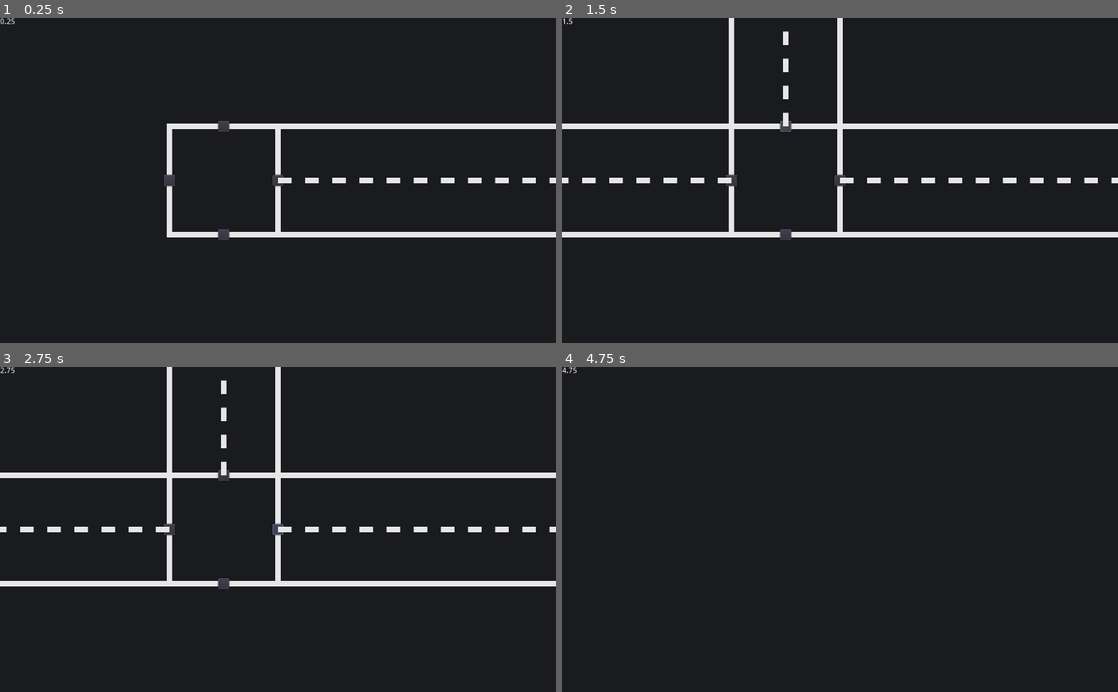
Above: before the commit, frames 1-4 (two rows, left to right).
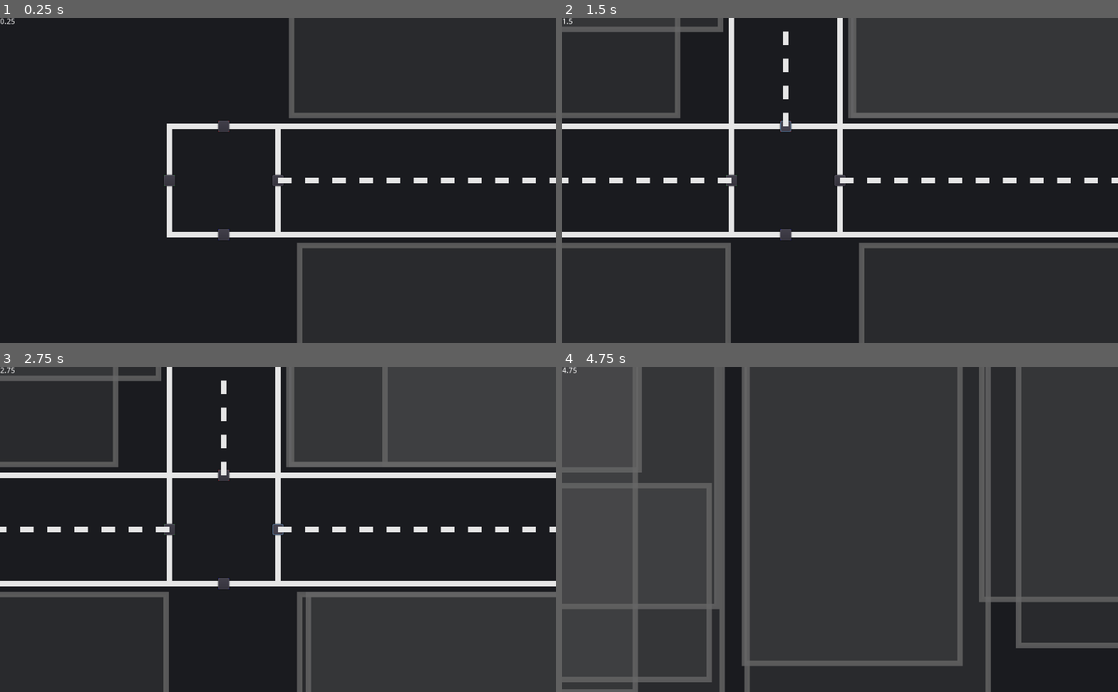
Above: after the commit, the same moments.

Repository: HunterJKavanagh/City-Takeover
Game: Godot game, scene res://Scenes/Main/Main.tscn
Same seed, same stepped clock (60 frames per second), same inputs: the game is played once before the commit and once after it.
Inputs (mouse positions are in pixels of both pictures, inside the frame that each line leads up to):
- Up to frame 1 (0.25 s): no input
- Up to frame 2 (1.5 s): click (728, 180) at 0.5 s; click (784, 125) at 1.25 s
- Up to frame 3 (2.75 s): click (278, 529) at 2 s
- Up to frame 4 (4.75 s): click (784, 584) at 2.75 s; tap Enter at 3.5 s; move the mouse to (962, 513) at 3.52 s; hold D (right) 3.53-4.28 s; hold Mouse wheel up (zoom_in) 3.53-4.28 s; move the mouse to (728, 545) at 4.27 s; hold S (down) from 4.28 s (still down); tap Mouse wheel down (zoom_out) at 4.35 s

The runs differ from the first frame. In frame 1, 2.2% of the frame differs, in the area x 52-100%, y 0-100%; in frame 2, 19%; in frame 3, 32%; in frame 4, 81%, in the area x 0-100%, y 0-100%.

Commit message:
Building Gen v1

Diff:
--- a/Scenes/Building/Building.gd
+++ b/Scenes/Building/Building.gd
@@ -1,27 +1,83 @@
 extends Node2D
 
-# var is how you declar variables (var x = 0).
-# export means the var can be changed in the editor (export var x = 0).
-# NAME: TYPE means the var can only be that type. Without it in can be any thing
-# var x = 0
-# x = "hello world"
-# x = false
-# That would be ok but if it was (var x: int = 0) it would cause an error
+export var size: float = 1.0
+export var start_point: Vector2
+export var dir: int
+export var side: int
+export var color: Color = Color(0.4,0.4,.4)
 
-export var size: float = 1.0
+export var size_h: float
+export var size_w: float
 
-
-# Called when the node enters the scene tree for the first time.
 func _ready():
 	create_builnding()
 
 func create_builnding():
-	var shape: Polygon2D = Polygon2D.new() # This make a new Polygon2D class you can modfie it but its not in the game yet.
+	var poly: Polygon2D = Polygon2D.new()
+	var line: Line2D = Line2D.new()
 
-	var points = [Vector2(200, 200), Vector2(400, 200), Vector2(400, 400), Vector2(200, 400)]
+	var point0: Vector2
+	var point1: Vector2
+	var point2: Vector2
+	var point3: Vector2
 
-	shape.polygon = points
+	if side == Lib.Side.RIGHT:
+		match dir:
+			Lib.Dir.UP:
+				point0 = start_point + Vector2(0,size_w/2)
+				point1 = start_point + Vector2(-size_h,size_w/2)
+				point2 = start_point + Vector2(-size_h,-size_w/2)
+				point3 = start_point + Vector2(0,-size_w/2)
+			Lib.Dir.RIGHT:
+				point0 = start_point + Vector2(-size_w/2,0)
+				point1 = start_point + Vector2(-size_w/2,-size_h)
+				point2 = start_point + Vector2(size_w/2,-size_h)
+				point3 = start_point + Vector2(size_w/2,0)
+			Lib.Dir.DOWN:
+				point0 = start_point + Vector2(0,-size_w/2)
+				point1 = start_point + Vector2(-size_h,-size_w/2)
+				point2 = start_point + Vector2(-size_h,size_w/2)
+				point3 = start_point + Vector2(0,size_w/2)
+			Lib.Dir.LEFT:
+				point0 = start_point + Vector2(size_w/2,0)
+				point1 = start_point + Vector2(size_w/2,-size_h)
+				point2 = start_point + Vector2(-size_w/2,-size_h)
+				point3 = start_point + Vector2(-size_w/2,0)
+	elif side == Lib.Side.LEFT:
+		match dir:
+			Lib.Dir.UP:
+				point0 = start_point + Vector2(0,size_w/2)
+				point1 = start_point + Vector2(size_h,size_w/2)
+				point2 = start_point + Vector2(size_h,-size_w/2)
+				point3 = start_point + Vector2(0,-size_w/2)
+			Lib.Dir.RIGHT:
+				point0 = start_point + Vector2(size_w/2,0)
+				point1 = start_point + Vector2(size_w/2, size_h)
+				point2 = start_point + Vector2(-size_w/2, size_h)
+				point3 = start_point + Vector2(-size_w/2,0)
+			Lib.Dir.DOWN:
+				point0 = start_point + Vector2(0,size_w/2)
+				point1 = start_point + Vector2(size_h,size_w/2)
+				point2 = start_point + Vector2(size_h,-size_w/2)
+				point3 = start_point + Vector2(0,-size_w/2)
+			Lib.Dir.LEFT:
+				point0 = start_point + Vector2(-size_w/2,0)
+				point1 = start_point + Vector2(-size_w/2,size_h)
+				point2 = start_point + Vector2(size_w/2,size_h)
+				point3 = start_point + Vector2(size_w/2,0)
 
-	self.add_child(shape) # This is what adds the shape into the game world.
+	line.add_point(start_point)
+	line.add_point(point0)
+	line.add_point(point1)
+	line.add_point(point2)
+	line.add_point(point3)
+	line.add_point(start_point)
 
-	shape.color = Color(.5, 0, 0) # You can still modfie it after its added to the game world
+	line.default_color = Color(color.r, color.g, color.b, 0.8)
+
+	poly.polygon = [point0, point1, point2, point3]
+
+	poly.color = Color(color.r, color.g, color.b, 0.2)
+
+	self.add_child(line)
+	self.add_child(poly)
--- a/Scenes/Map/Map.gd
+++ b/Scenes/Map/Map.gd
@@ -1,68 +1,151 @@
 extends Node2D
 
-export var road_space: int = 800
-export var vert_roads: int = 5
-export var hroz_roads: int = 5
+export var road_width = 100
+export var road_length = 2000
+export var road_line_width = 5
+export var road_line_length = 25
+export var road_color = Color(0.9,0.9,0.9)
+
+export var building_min_spacing = 20
+export var building_min_width = 2000 / 9
+export var building_max_width = 2000 / 3  - 20
+export var building_min_length = 2000 / 4
+export var building_max_length = 2000 / 2  - 20
 
 func _ready():
-	var inter1 = load("res://Scenes/Road/Intersection.tscn").instance()
+	create_intersection(Vector2(0,0), Lib.Dir.LEFT)
+	create_road(Vector2(0,0), Lib.Dir.RIGHT)
+	create_intersection(Vector2(road_length,0), Lib.Dir.RIGHT)
+
+func _on_build_road(start_point, dir):
+	var inter_start_point
+	match dir:
+		Lib.Dir.UP:
+			inter_start_point = start_point + Vector2(0,-road_length)
+		Lib.Dir.RIGHT:
+			inter_start_point = start_point + Vector2(road_length,0)
+		Lib.Dir.DOWN:
+			inter_start_point = start_point + Vector2(0,road_length)
+		Lib.Dir.LEFT:
+			inter_start_point = start_point + Vector2(-road_length,0)
+
+
+	create_road(start_point, dir)
+	create_intersection(inter_start_point, dir)
+
+func create_road(start_point: Vector2, dir: int, r_w = road_width, r_l = road_length, r_l_w = road_line_width, r_l_l = road_line_length, r_c = road_color):
 	var road = load("res://Scenes/Road/Road.tscn").instance()
-	var inter2 = load("res://Scenes/Road/Intersection.tscn").instance()
-
-	inter1.start_point = Vector2(0,0)
-	inter1.dir = 3
-	inter1.size = 200
-
-	road.start_point = Vector2(0,0)
-	road.dir = 1
-	road.road_with = 100
-	road.road_legth = 2000
-	road.line_with = 5
-	road.line_legth = 25
-
-	inter2.start_point = Vector2(2000,0)
-	inter2.dir = 1
-	inter2.size = 200
-
-	self.add_child(inter1)
-	self.add_child(road)
-	self.add_child(inter2)
-
-	inter1.connect("make_road", self, "_on_make_road")
-	inter2.connect("make_road", self, "_on_make_road")
-
-func _on_make_road(start_point, dir):
-	var road = load("res://Scenes/Road/Road.tscn").instance()
-	var inter = load("res://Scenes/Road/Intersection.tscn").instance()
-
 	road.start_point = start_point
 	road.dir = dir
-	road.road_with = 100
-	road.road_legth = 2000
-	road.line_with = 5
-	road.line_legth = 25
+	road.road_width = r_w
+	road.road_length = r_l
+	road.line_width = r_l_w
+	road.line_length = r_l_l
+	self.add_child(road)
+
+	gen_buildings(start_point, dir)
+
+	return road
+
+func gen_buildings(start_point: Vector2, dir: int):
+	var b_p_r: Vector2
+	var b_p_l: Vector2
+	var dir_mod: Vector2
+	var b_space: float
 
 	match dir:
-		0:
-			inter.start_point = start_point + Vector2(0,-2000)
-		1:
-			inter.start_point = start_point + Vector2(2000,0)
-		2:
-			inter.start_point = start_point + Vector2(0,2000)
-		3:
-			inter.start_point = start_point + Vector2(-2000,0)
+		Lib.Dir.UP:
+			b_p_r = start_point + Vector2(-road_width - building_min_spacing,0)
+			b_p_l = start_point + Vector2(road_width + building_min_spacing,0)
+			dir_mod = Vector2(0,-1)
+		Lib.Dir.RIGHT:
+			b_p_r = start_point + Vector2(0,-road_width - building_min_spacing)
+			b_p_l = start_point + Vector2(0,road_width + building_min_spacing)
+			dir_mod = Vector2(1,0)
+		Lib.Dir.DOWN:
+			b_p_r = start_point + Vector2(-road_width - building_min_spacing,0)
+			b_p_l = start_point + Vector2(road_width + building_min_spacing,0)
+			dir_mod = Vector2(0,1)
+		Lib.Dir.LEFT:
+			b_p_r = start_point + Vector2(0,-road_width - building_min_spacing)
+			b_p_l = start_point + Vector2(0,road_width + building_min_spacing)
+			dir_mod = Vector2(-1,0)
+
+	var total_width: float
+	var buildings_widths: Array
+
+	# right side
+	total_width = 0
+	buildings_widths = []
+
+	while total_width <= road_length:
+		var width = rand_range(building_min_width, building_max_width)
+
+		if total_width + width + building_min_spacing  > road_length:
+			if width + (road_width - (total_width + width + building_min_spacing)) >= building_min_width:
+				width = width + (road_width - (total_width + width + building_min_spacing))
+			else:
+				break
+
+		buildings_widths.push_back(width)
+
+		total_width += width + building_min_spacing
+
+	b_space = (road_length - total_width) / buildings_widths.size()
+
+	for w in buildings_widths:
+		var temp_b_p = b_p_r + (Vector2(w/2,w/2) * dir_mod) + (Vector2(b_space,b_space) * dir_mod)
+
+		var building = load("res://Scenes/Building/Building.tscn").instance()
+		building.dir = dir
+		building.side = Lib.Side.RIGHT
+		building.start_point = temp_b_p
+		building.size_w = w
+		building.size_h = rand_range(building_min_length, building_max_length)
+
+		self.add_child(building)
+
+		b_p_r = b_p_r + (Vector2(w,w) * dir_mod) + (Vector2(b_space,b_space) * dir_mod)
+
+	# left side
+	total_width = 0
+	buildings_widths = []
+
+	while total_width <= road_length:
+		var width = rand_range(building_min_width, building_max_width)
+
+		if total_width + width + building_min_spacing  > road_length:
+			if width + (road_width - (total_width + width + building_min_spacing)) >= building_min_width:
+				width = width + (road_width - (total_width + width + building_min_spacing))
+			else:
+				break
+
+		buildings_widths.push_back(width)
+
+		total_width += width + building_min_spacing
+
+	b_space = (road_length - total_width) / buildings_widths.size()
+
+	for w in buildings_widths:
+		var temp_b_p = b_p_l + (Vector2(w/2,w/2) * dir_mod) + (Vector2(b_space,b_space) * dir_mod)
+
+		var building = load("res://Scenes/Building/Building.tscn").instance()
+		building.dir = dir
+		building.side = Lib.Side.LEFT
+		building.start_point = temp_b_p
+		building.size_w = w
+		building.size_h = rand_range(building_min_length, building_max_length)
+
+		self.add_child(building)
+
+		b_p_l = b_p_l + (Vector2(w,w) * dir_mod) + (Vector2(b_space,b_space) * dir_mod)
+
+func create_intersection(start_point: Vector2, dir: int, size = road_width * 2):
+	var inter = load("res://Scenes/Road/Intersection.tscn").instance()
+	inter.start_point = start_point
 	inter.dir = dir
-	inter.size = 200
+	inter.size = size
+	self.add_child(inter)
+	inter.connect("build_road", self, "_on_build_road")
 
-	self.add_child(road)
-	self.add_child(inter)
-
-	inter.connect("make_road", self, "_on_make_road")
-
-# Called every frame. 'delta' is the elapsed time since the previous frame.
-#func _process(delta):
-#	pass
-
-
-func _on_Button_pressed():
-	print("test")
+	return inter
--- a/Scenes/Road/Intersection.gd
+++ b/Scenes/Road/Intersection.gd
@@ -14,22 +14,22 @@
 var button_b: Button
 var button_l: Button
 
-signal make_road(start_point, dir)
+signal build_road(start_point, dir)
 
 func _on_button_f_pressed():
 	print("f")
-	emit_signal("make_road", point_f, _new_road_dir(dir, 0))
+	emit_signal("build_road", point_f, new_road_dir(dir, 0))
 func _on_button_r_pressed():
 	print("r")
-	emit_signal("make_road", point_r, _new_road_dir(dir, 1))
+	emit_signal("build_road", point_r, new_road_dir(dir, 1))
 func _on_button_b_pressed():
 	print("b")
-	emit_signal("make_road", point_b, _new_road_dir(dir, 2))
+	emit_signal("build_road", point_b, new_road_dir(dir, 2))
 func _on_button_l_pressed():
 	print("l")
-	emit_signal("make_road", point_l, _new_road_dir(dir, 3))
+	emit_signal("build_road", point_l, new_road_dir(dir, 3))
 
-func _new_road_dir(iter_dir, side_dir):
+func new_road_dir(iter_dir, side_dir):
 	var sum = iter_dir + side_dir
 	return sum if sum <= 3 else (sum - 4)
 
@@ -40,7 +40,7 @@
 	var point3: Vector2
 
 	match dir:
-		0:
+		Lib.Dir.UP:
 			point_f = start_point + Vector2(0, -size)
 			point_r = start_point + Vector2(size/2, -size/2)
 			point_b = start_point
@@ -50,7 +50,7 @@
 			point1 = start_point + Vector2(size/2,-size)
 			point2 = start_point + Vector2(-size/2,-size)
 			point3 = start_point + Vector2(-size/2,0)
-		1:
+		Lib.Dir.RIGHT:
 			point_f = start_point + Vector2(size, 0)
 			point_r = start_point + Vector2(size/2, size/2)
 			point_b = start_point
@@ -60,7 +60,7 @@
 			point1 = start_point + Vector2(size,size/2)
 			point2 = start_point + Vector2(size,-size/2)
 			point3 = start_point + Vector2(0,-size/2)
-		2:
+		Lib.Dir.DOWN:
 			point_f = start_point + Vector2(0, size)
 			point_r = start_point + Vector2(-size/2, size/2)
 			point_b = start_point
@@ -70,7 +70,7 @@
 			point1 = start_point + Vector2(-size/2,size)
 			point2 = start_point + Vector2(size/2,size)
 			point3 = start_point + Vector2(size/2,0)
-		3:
+		Lib.Dir.LEFT:
 			point_f = start_point + Vector2(-size, 0)
 			point_r = start_point + Vector2(-size/2, -size/2)
 			point_b = start_point
--- a/Scenes/Road/Road.gd
+++ b/Scenes/Road/Road.gd
@@ -3,31 +3,31 @@
 export var start_point: Vector2 = Vector2(512, 0)
 var end_point: Vector2
 export var dir: int
-export var road_with: int = 100
-export var road_legth: int = 500
-export var line_with: int = 5
-export var line_legth: int = 25
+export var road_width: int = 100
+export var road_length: int = 500
+export var line_width: int = 5
+export var line_length: int = 25
 var mid_line_dir: Vector2
 var outer_line_dir: Vector2
 
 func _ready():
 	match dir:
 		0:
-			end_point = start_point - Vector2(0, road_legth)
-			mid_line_dir = Vector2(0, -line_legth)
-			outer_line_dir = Vector2(road_with, 0)
+			end_point = start_point - Vector2(0, road_length)
+			mid_line_dir = Vector2(0, -line_length)
+			outer_line_dir = Vector2(road_width, 0)
 		1:
-			end_point = start_point + Vector2(road_legth, 0)
-			mid_line_dir = Vector2(line_legth, 0)
-			outer_line_dir = Vector2(0, road_with)
+			end_point = start_point + Vector2(road_length, 0)
+			mid_line_dir = Vector2(line_length, 0)
+			outer_line_dir = Vector2(0, road_width)
 		2:
-			end_point = start_point + Vector2(0, road_legth)
-			mid_line_dir = Vector2(0, line_legth)
-			outer_line_dir = Vector2(road_with, 0)
+			end_point = start_point + Vector2(0, road_length)
+			mid_line_dir = Vector2(0, line_length)
+			outer_line_dir = Vector2(road_width, 0)
 		3:
-			end_point = start_point - Vector2(road_legth, 0)
-			mid_line_dir = Vector2(-line_legth, 0)
-			outer_line_dir = Vector2(0, road_with)
+			end_point = start_point - Vector2(road_length, 0)
+			mid_line_dir = Vector2(-line_length, 0)
+			outer_line_dir = Vector2(0, road_width)
 
 
 	var left_line: Line2D = Line2D.new()
@@ -47,7 +47,7 @@
 
 	var distance = distance(start_point, end_point)
 
-	var number_of_lines = distance / (2 * line_legth)
+	var number_of_lines = distance / (2 * line_length)
 
 	var last_point: Vector2 = Vector2(0,0)
 
--- /dev/null
+++ b/Scripts/Graph.gd
@@ -0,0 +1,27 @@
+class_name Graph
+
+var vertices: Dictionary
+
+func _init():
+	pass
+
+func add_vertex(id, data: Dictionary):
+	var new_vertex = Vertex.new(id, data)
+	vertices[id] = new_vertex
+
+func add_edge(from, to):
+	vertices[from].add_connection(to)
+	vertices[to].add_connection(from)
+
+class Vertex:
+	var data: Dictionary
+
+	var id
+	var connections = []
+
+	func _init(id, data: Dictionary):
+		self.id = id
+		self.data = data
+
+	func add_connection(id):
+		connections.append(id)
--- /dev/null
+++ b/Scripts/Lib.gd
@@ -0,0 +1,4 @@
+class_name Lib
+
+enum Dir {UP, RIGHT, DOWN, LEFT}
+enum Side {RIGHT, LEFT}
--- /dev/null
+++ b/Scripts/MapData.gd
@@ -0,0 +1,4 @@
+class_name MapData
+
+func _init():
+	pass
--- a/project.godot
+++ b/project.godot
@@ -8,9 +8,26 @@
 
 config_version=4
 
-_global_script_classes=[  ]
+_global_script_classes=[ {
+"base": "Reference",
+"class": "Graph",
+"language": "GDScript",
+"path": "res://Scripts/Graph.gd"
+}, {
+"base": "Reference",
+"class": "Lib",
+"language": "GDScript",
+"path": "res://Scripts/Lib.gd"
+}, {
+"base": "Reference",
+"class": "MapData",
+"language": "GDScript",
+"path": "res://Scripts/MapData.gd"
+} ]
 _global_script_class_icons={
-
+"Graph": "",
+"Lib": "",
+"MapData": ""
 }
 
 [application]
@@ -18,6 +35,10 @@
 config/name="City Takeover"
 run/main_scene="res://Scenes/Main/Main.tscn"
 config/icon="res://icon.png"
+
+[debug]
+
+settings/stdout/print_fps=true
 
 [input]
 
